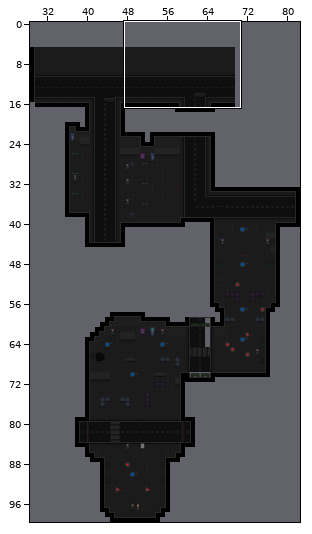
Tiled map: src/ZeroFootprintSociety/Content/Maps2/DarkAlley.tmx. Above, an overview of the earlier version with the close-up marked.
Close-up. The starting point:
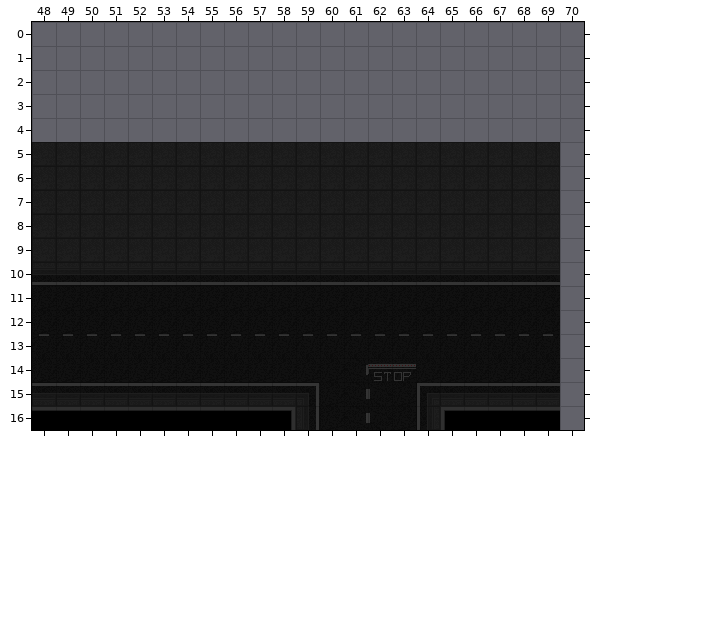
Cells are 24x24 px. Shown: x 48..70, y 0..16. The commit also changed other parts of the map, which this record leaves out.
The result:
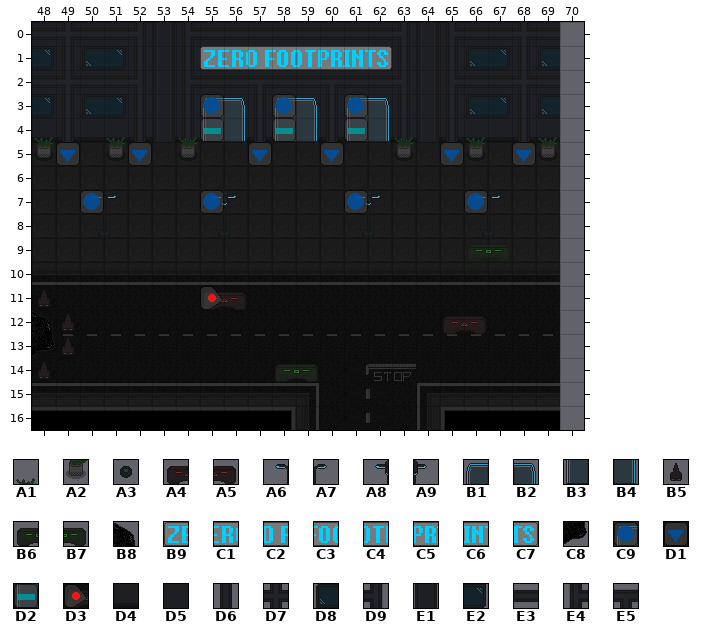
Key: from "Objects": A1 157, A2 174, A3 260, A4 264, A5 265, A6 266, A7 267, A8 270, A9 271, B1 306, B2 307, B3 323, B4 324, B5 348, B6 355, B7 356, B8 393, B9 398, C1 399, C2 400, C3 401, C4 402, C5 403, C6 404, C7 405, C8 410; from "PostFX": C9 0, D1 2, D2 3, D3 11; from "Walls": D4 117, D5 118, D6 119, D7 120, D8 121, D9 126, E1 127, E2 128, E3 129, E4 130, E5 135.
__ is an empty cell.
See-through tiles are keyed as they look on the map.
The exact change:
Layer "Walls":
y 0: x 48..69 __ __ __ __ __ __ __ __ __ __ __ __ __ __ __ __ __ __ __ __ __ __ -> D5 D5 D5 D5 D5 D5 D5 D5 D5 D5 D5 D5 D5 D5 D5 D5 D5 D5 D5 D5 D5 D5
y 1: x 48..55 __ __ __ __ __ __ __ __ -> D5 D5 D5 D5 D5 D5 D5 D5; x 62..69 __ __ __ __ __ __ __ __ -> D5 D5 D5 D5 D5 D5 D5 D5
y 2..3: x 48..69 __ __ __ __ __ __ __ __ __ __ __ __ __ __ __ __ __ __ __ __ __ __ -> D5 D5 D5 D5 D5 D5 D5 D5 D5 D5 D5 D5 D5 D5 D5 D5 D5 D5 D5 D5 D5 D5
y 4: x 48..69 __ __ __ __ __ __ __ __ __ __ __ __ __ __ __ __ __ __ __ __ __ __ -> D4 D4 D4 D4 D4 D4 D4 D4 D4 D4 D4 D4 D4 D4 D4 D4 D4 D4 D4 D4 D4 D4
Layer "UnderChars1":
y 0: x 48..69 __ __ __ __ __ __ __ __ __ __ __ __ __ __ __ __ __ __ __ __ __ __ -> E3 D7 E3 E3 D9 E1 E4 E3 E3 E3 E3 E3 E3 E3 E3 D9 E1 E4 E3 E3 D7 E3
y 1: x 48..69 __ __ __ __ __ __ __ __ __ __ __ __ __ __ __ __ __ __ __ __ __ __ -> E2 D6 D8 E2 D6 E1 D6 B9 C1 C2 C3 C4 C5 C6 C7 D6 E1 D6 D8 E2 D6 D8
y 2: x 48..69 __ __ __ __ __ __ __ __ __ __ __ __ __ __ __ __ __ __ __ __ __ __ -> E3 D7 E3 E3 D9 E1 E4 E3 E3 E5 E3 E3 E5 E3 E3 D9 E1 E4 E3 E3 D7 E3
y 3: x 48..69 __ __ __ __ __ __ __ __ __ __ __ __ __ __ __ __ __ __ __ __ __ __ -> E2 D6 D8 E2 D6 E1 D6 B1 B2 D6 B1 B2 D6 B1 B2 D6 E1 D6 D8 E2 D6 D8
y 4: x 49 __ -> D6; x 52..65 __ __ __ __ __ __ __ __ __ __ __ __ __ __ -> D6 E1 D6 B3 B4 D6 B3 B4 D6 B3 B4 D6 E1 D6; x 68 __ -> D6
y 7: x 50..51 __ __ -> A6 A7; x 55..56 __ __ -> A8 A9; x 61..62 __ __ -> A8 A9; x 66..67 __ __ -> A6 A7
y 9: x 66..67 __ __ -> B6 B7
y 11: x 48 __ -> B5; x 55..56 __ __ -> A4 A5
y 12: x 48..49 __ __ -> B8 B5; x 65..66 __ __ -> A4 A5
y 13: x 48..49 __ __ -> C8 B5
y 14: x 48 __ -> B5; x 58..59 __ __ -> B6 B7
Layer "UnderChars2":
y 4: x 48 __ -> A1; x 51 __ -> A1; x 54 __ -> A1; x 63 __ -> A1; x 66 __ -> A1; x 69 __ -> A1
y 5: x 48..49 __ __ -> A2 A3; x 51..52 __ __ -> A2 A3; x 54 __ -> A2; x 57 __ -> A3; x 60 __ -> A3; x 63 __ -> A2; x 65..66 __ __ -> A3 A2; x 68..69 __ __ -> A3 A2
Layer "PostFX1":
y 3: x 55 __ -> C9; x 58 __ -> C9; x 61 __ -> C9
y 4: x 55 __ -> D2; x 58 __ -> D2; x 61 __ -> D2
y 5: x 49 __ -> D1; x 52 __ -> D1; x 57 __ -> D1; x 60 __ -> D1; x 65 __ -> D1; x 68 __ -> D1
y 7: x 50 __ -> C9; x 55 __ -> C9; x 61 __ -> C9; x 66 __ -> C9
y 11: x 55 __ -> D3
